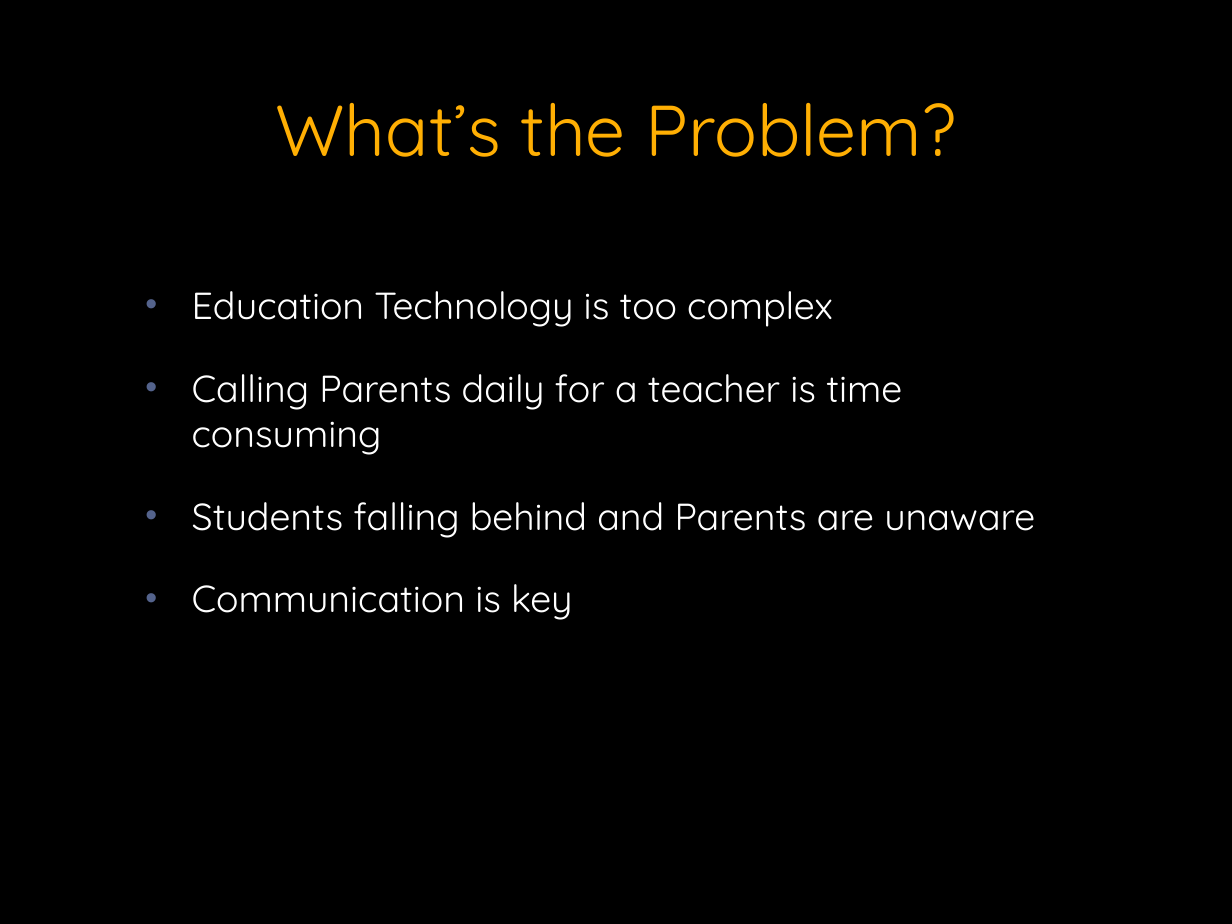
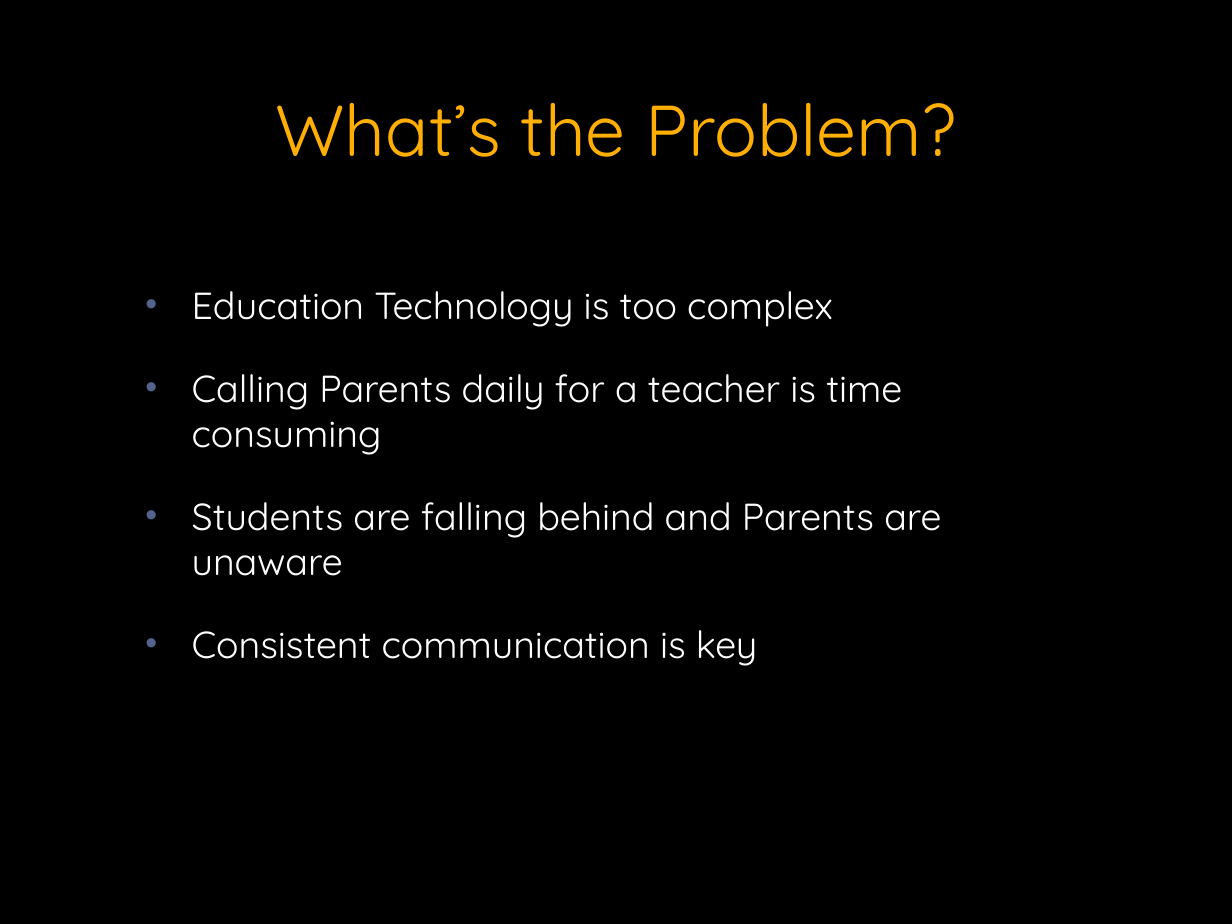
Before and after one commit to kevinrobinson/teachcom, a slide deck: slide 2 of doc/teachercom_presentation.pptx. Drawn at 1232x924 pixels with LibreOffice and Linux fonts; fonts in the diff are those of the drawing; background and template pictures are left out. Boxes give left, top, right and bottom in pixels: in the first picture for what was removed or moved away, otherwise in the second. Text is boxed around its words. In the diff, an @@ line names an element or a change of style, - is before the commit and + after.

```diff
--- a/doc/teachercom_presentation.pptx
+++ b/doc/teachercom_presentation.pptx
@@ text at (192, 502, 941, 666): text changed @@
-• Students falling behind and Parents are unaware
-• Communication is key
+• Students are falling behind and Parents are unaware
+• Consistent communication is key
```
Also in this commit, not shown: 2 other slides changed, 1 slide added.
